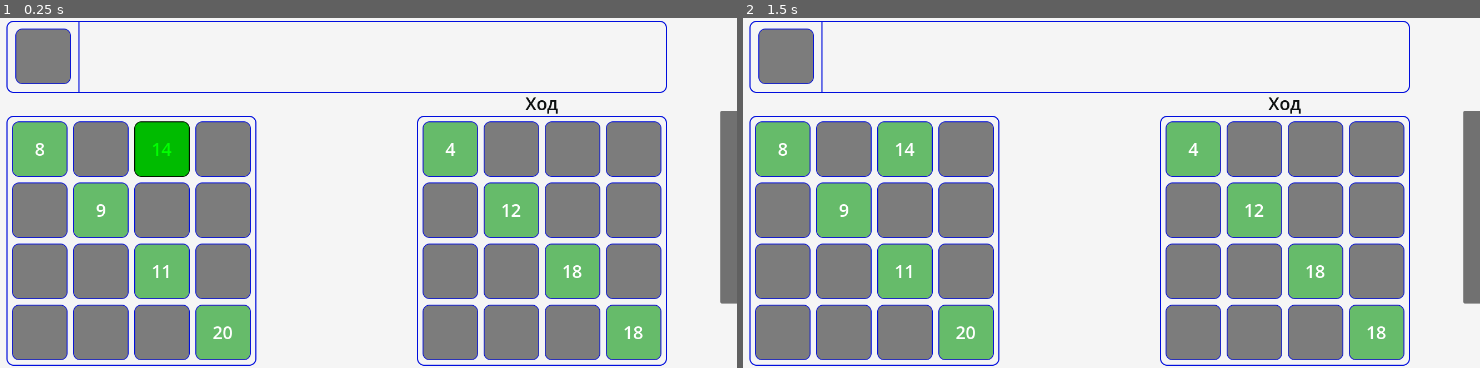
Above: before the commit, frames 1-2 (left to right).
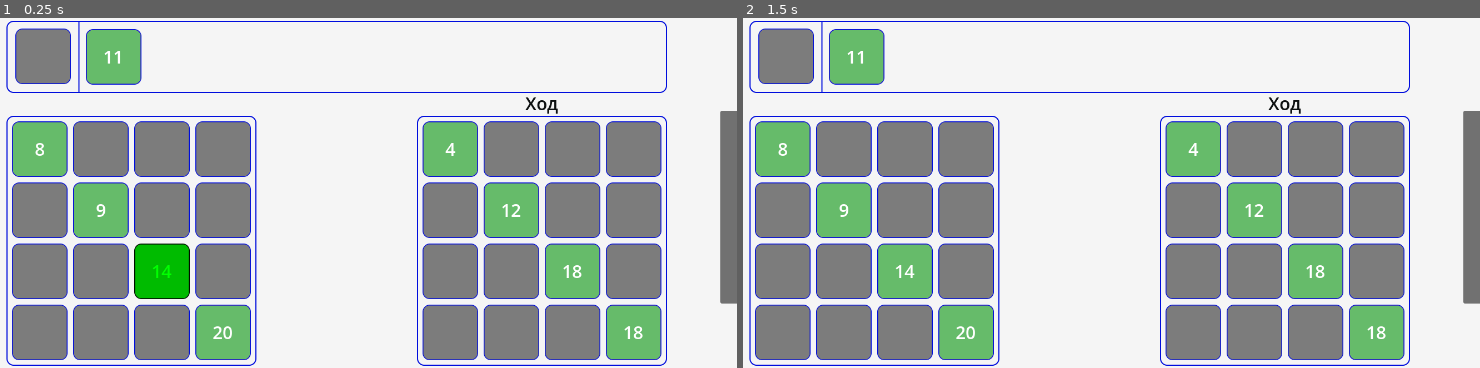
Above: after the commit, the same moments.

Repository: Rinkton/lucky-numbers-godot
Game: Godot game, scene res://game.tscn
Two runs of this game, one before a commit and one after it. Both use one fixed random seed, a clock stepped at 60 frames per second and the inputs below.
Inputs (mouse positions are in pixels of both pictures, inside the frame that each line leads up to):
- Up to frame 1 (0.25 s): no input
- Up to frame 2 (1.5 s): tap Enter at 0.5 s; move the mouse to (1258, 175) at 0.52 s; click (1258, 175) at 0.67 s; tap Space at 1.25 s; move the mouse to (919, 210) at 1.27 s; click (919, 210) at 1.42 s

The runs differ from the first frame. In frame 1, 3.6% of the frame differs, in the area x 11-26%, y 3-81%; in frame 2, 2.3%.

Commit message:
Made hard restriction on putting the clovers on the unacceptable places and set up the right parameters

Diff:
--- a/lucky-numbers/player/ai_player.gd
+++ b/lucky-numbers/player/ai_player.gd
@@ -33,6 +33,8 @@
 		print(best_moves[clover.number])
 		var cell = my_field.get_cell(best_moves[clover.number]["x"], best_moves[clover.number]["y"])
 		cell.put_clover_turn(clover, G.game.clover_pile)
+	print("coef: " + str(estimate_position_quality(best_moves[clover.number]["x"],
+		best_moves[clover.number]["y"], clover.number)))
 	G.debug_panel.set_all_moves(all_moves, my_field)
 	#print()
 	#print()
@@ -101,11 +103,20 @@
 				clover_flexibility *= clover_pile_dict[i]
 
 				# Для мотивации поставить новый клевер
-				# Меньше, чем дальше к правому краю, ибо там flexibility ниже само по себе
-				var motivation = 100 * (DATA.motivation_position_curve.sample((x + y + 1)/7))
+				# Меньше, чем дальше к правому краю, ибо там flexibility выше само по себе
+				var motivation = DATA.left_up_corner_coef * \
+					(DATA.motivation_position_curve.sample((x + y + 1)/7))
+
+				motivation += estimate_position_quality(x, y, i) * DATA.estimate_position_quiality_coef
 				var final_clover_flexibility := clover_flexibility
-				if not cell.is_there_clover() and clover_flexibility != 0:
+				if clover_flexibility != 0:
 					final_clover_flexibility += motivation
+				if not cell.is_there_clover():
+					final_clover_flexibility += DATA.new_clover_add
+				# Во, терь точно не будет ставить куда нельзя ставить
+				if not my_field.get_is_this_clover_on_this_cell_acceptable(
+				Clover.new_scene(i), cell):
+					final_clover_flexibility = -1
 
 				if not (i in all_moves):
 					all_moves[i] = []
@@ -203,6 +214,22 @@
 	return flexibility
 
 
+func estimate_position_quality(x: int, y: int, number: int) -> float:
+	# Position value: 0 for (0,0), 1 for (3,3)
+	var position_weight: float = float(x + y) / 6.0
+
+	# Expected number for this position: 1 for (0,0), 20 for (3,3)
+	var expected_number: float = 1.0 + position_weight * 19.0
+
+	# How far is actual number from expected? (0 to 19)
+	var deviation: float = abs(float(number) - expected_number)
+
+	# Maximum possible deviation is 19
+	var quality: float = 1.0 - (deviation / 19.0)
+
+	return quality
+
+
 func _get_clover_pile_dict():
 	var dict := {}
 	for i in range(20):
--- a/lucky-numbers/player/ai_player_data.gd
+++ b/lucky-numbers/player/ai_player_data.gd
@@ -3,3 +3,6 @@
 
 
 @export var motivation_position_curve: Curve
+@export var estimate_position_quiality_coef: float = 10
+@export var new_clover_add: float = 30
+@export var left_up_corner_coef: float = 100
--- a/lucky-numbers/player/ai_player_data.tres
+++ b/lucky-numbers/player/ai_player_data.tres
@@ -3,9 +3,12 @@
 [ext_resource type="Script" uid="uid://c0gvvopitbbsc" path="res://player/ai_player_data.gd" id="1_s8my4"]
 
 [sub_resource type="Curve" id="Curve_s8my4"]
-_data = [Vector2(0, 0.94382024), 0.0, 0.15280938, 0, 0, Vector2(0.98529404, 0.19101131), 0.0, 0.0, 0, 0]
+_data = [Vector2(0, 0.94382024), 0.0, 0.15280938, 0, 0, Vector2(1, 0.6328125), 0.0, 0.0, 0, 0]
 point_count = 2
 
 [resource]
 script = ExtResource("1_s8my4")
 motivation_position_curve = SubResource("Curve_s8my4")
+estimate_position_quiality_coef = 120.0
+new_clover_add = 50.0
+left_up_corner_coef = 40.0
